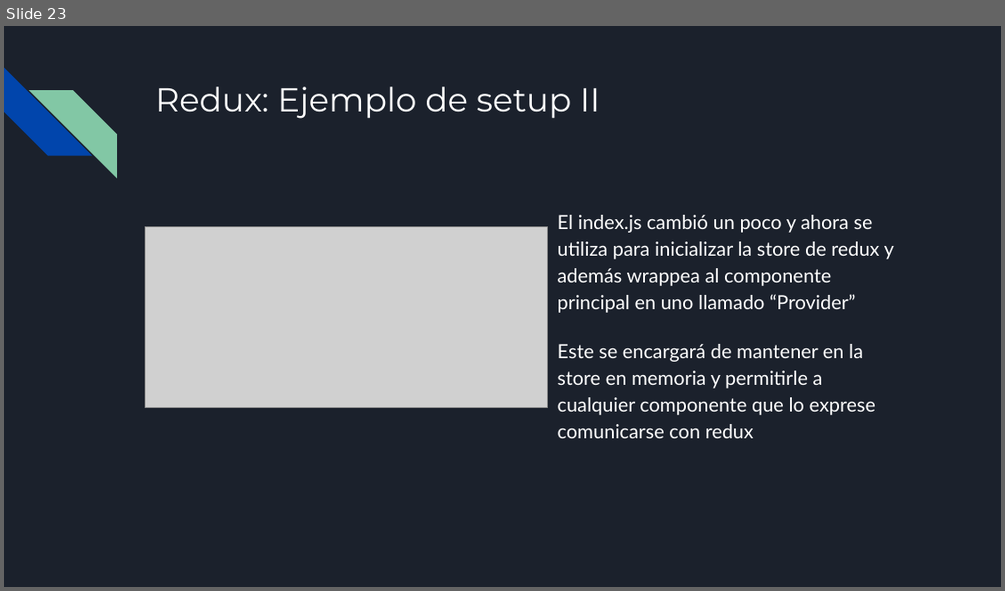
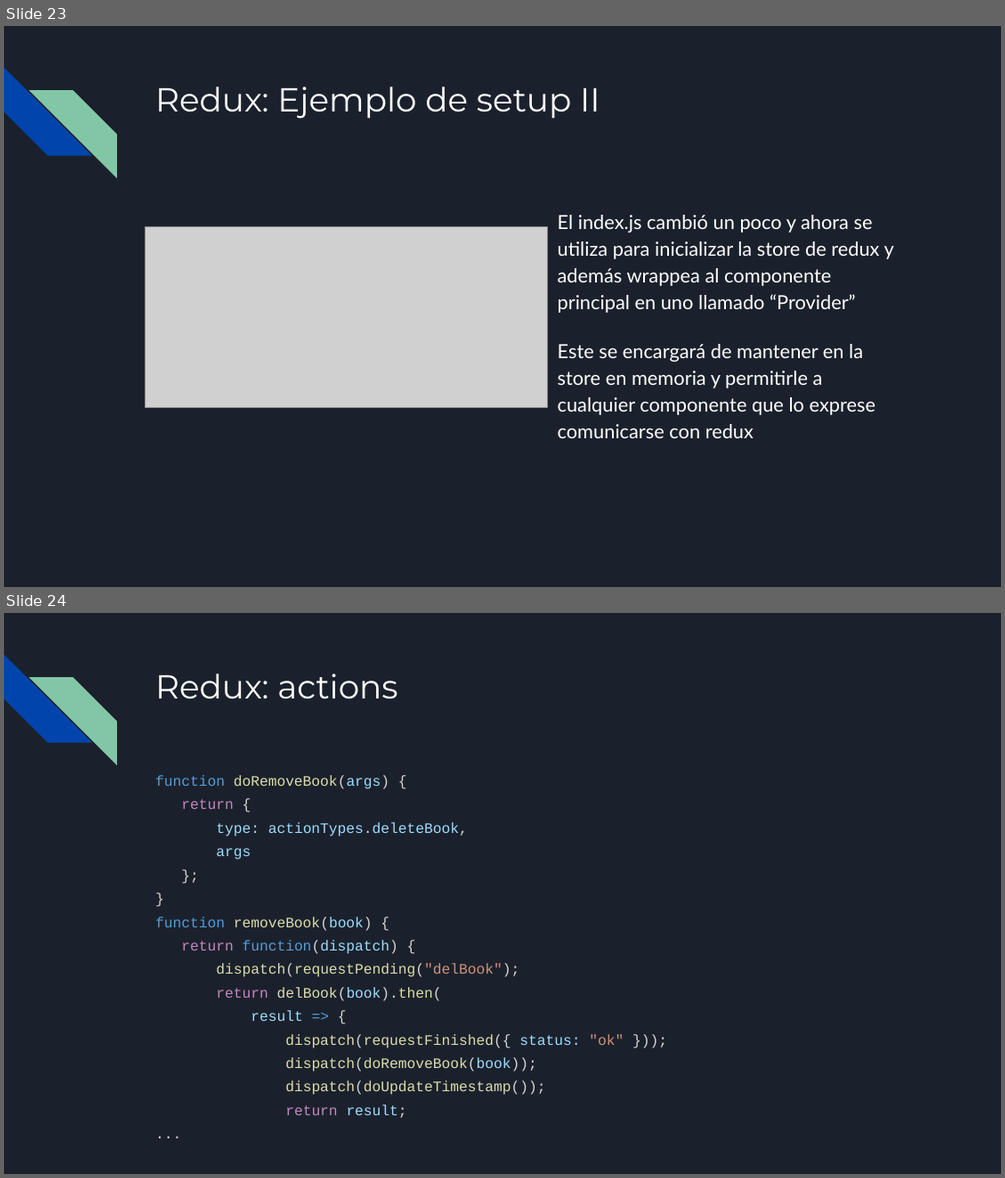
Before and after one commit to francisco-pinchentti/react-basics, a slide deck: docs/React.odp. Shown one above the other, each under a label of ours: slide 23 before the commit, slides 23 and 24 after it. The pictures are 1005x591 and 1005x1178 pixels, drawn with LibreOffice and Linux fonts; fonts in the diff are those of the drawing; grey boxes stand for pictures. Boxes give left, top, right and bottom in pixels: in the first picture for what was removed or moved away, otherwise in the second. Text is boxed around its words. In the diff, an @@ line names an element or a change of style, - is before the commit and + after.

Commit message:
updated presentation: redux, test, summary

```diff
--- a/docs/React.odp
+++ b/docs/React.odp
@@ slide 24 added at (x1=4, y1=613, x2=1001, y2=1174), background #1B212C; not listed: 2 template elements that a slide beside it also shows @@
@@ title added at (x1=155, y1=674, x2=397, y2=698), 24 pt, text #FFFFFF @@
+Redux: actions
@@ text added at (x1=155, y1=775, x2=623, y2=1118), 10.5 pt, text #DCDCAA @@
+function doRemoveBook(args) {
+return {
+type: actionTypes.deleteBook,
+args
+};
+}
+function removeBook(book) {
+return function(dispatch) {
+dispatch(requestPending("delBook");
+return delBook(book).then(
+result => {
+dispatch(requestFinished({ status: "ok" }));
+dispatch(doRemoveBook(book));
+dispatch(doUpdateTimestamp());
+return result;
+...
```
Also in this commit, not shown: 6 slides changed, 4 other slides added, 1 slide removed.
